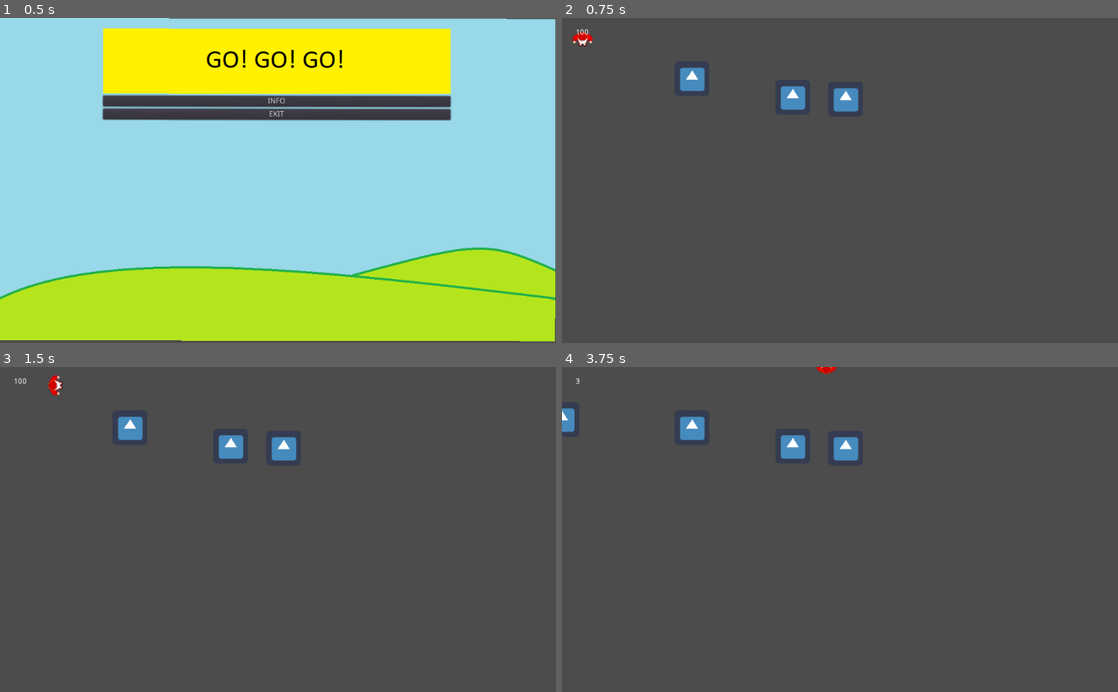
Above: before the commit, frames 1-4 (two rows, left to right).
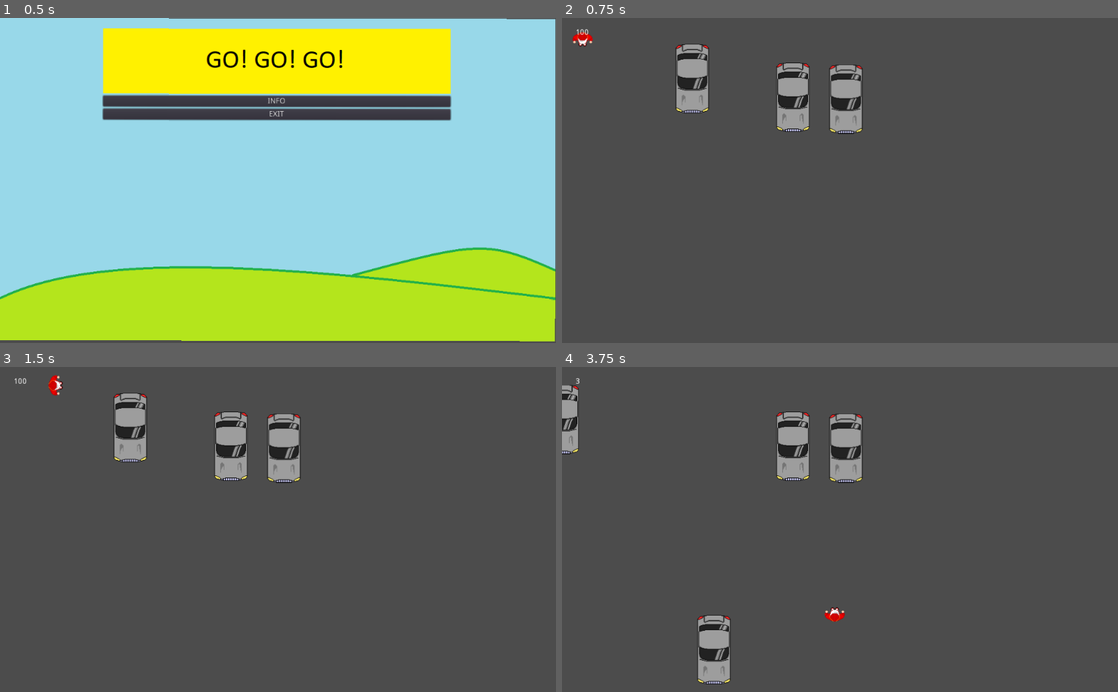
Above: after the commit, the same moments.

Repository: TheSpaceManSplatt/Game_Jam
Game: Godot game, scene res://MENUS/main menu.tscn
Two runs of this game, one before a commit and one after it. Both use one fixed random seed, a clock stepped at 60 frames per second and the inputs below. The engine's default icon, where the game draws it, is replaced by a stand-in: a white triangle on a blue panel in a dark square.
Inputs (mouse positions are in pixels of both pictures, inside the frame that each line leads up to):
- Up to frame 1 (0.5 s): no input
- Up to frame 2 (0.75 s): click (840, 60) at 0.5 s
- Up to frame 3 (1.5 s): tap Enter at 1.25 s; move the mouse to (44, 614) at 1.27 s; hold Right (steer_right) from 1.28 s (still down); tap Space (enter_car) at 1.35 s
- Up to frame 4 (3.75 s): move the mouse to (728, 545) at 2.02 s; release Right (steer_right) at 2.03 s; hold Down (drive_backward) 2.03-2.78 s; tap Space (enter_car) at 2.1, 2.85, 3.6 s; move the mouse to (895, 458) at 2.77 s; hold Right (steer_right) 2.78-3.53 s; move the mouse to (812, 594) at 3.52 s; hold Up (drive_forward) from 3.53 s (still down)

Frame 1 is identical in both runs. In frame 2, 3.6% of the frame differs, in the area x 20-55%, y 7-36%; in frame 3, 3.6%; in frame 4, 4.6%, in the area x 0-55%, y 0-98%.

Commit message:
car art
added cars art

Diff:
--- a/Everything Else/Car.tscn
+++ b/Everything Else/Car.tscn
@@ -1,13 +1,14 @@
 [gd_scene load_steps=4 format=2]
 
-[ext_resource path="res://Everything Else/icon.png" type="Texture" id=1]
+[ext_resource path="res://Everything Else/car1.png" type="Texture" id=1]
 [ext_resource path="res://Everything Else/KinematicBody2D.gd" type="Script" id=2]
 
 [sub_resource type="CapsuleShape2D" id=1]
-radius = 30.0
+radius = 29.7629
+height = 71.3951
 
 [node name="Car" type="KinematicBody2D"]
-position = Vector2( 117.461, 61.2058 )
+position = Vector2( 100.103, 64.9793 )
 script = ExtResource( 2 )
 __meta__ = {
 "_edit_group_": true
@@ -17,5 +18,4 @@
 texture = ExtResource( 1 )
 
 [node name="CarCollision" type="CollisionShape2D" parent="."]
-rotation = 1.57634
 shape = SubResource( 1 )
Binary file added: Everything Else/car1.png
Not shown, added: Everything Else/car1.png.import
